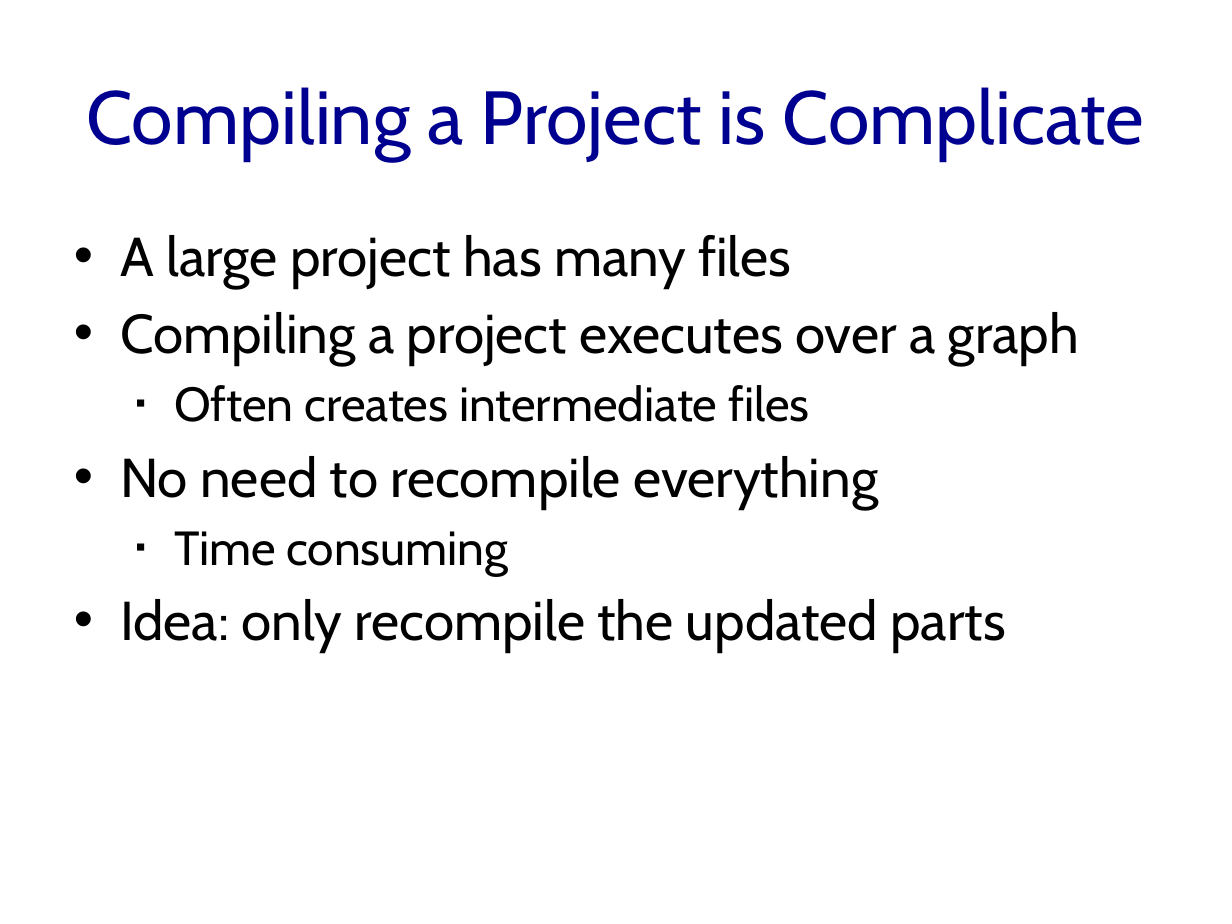
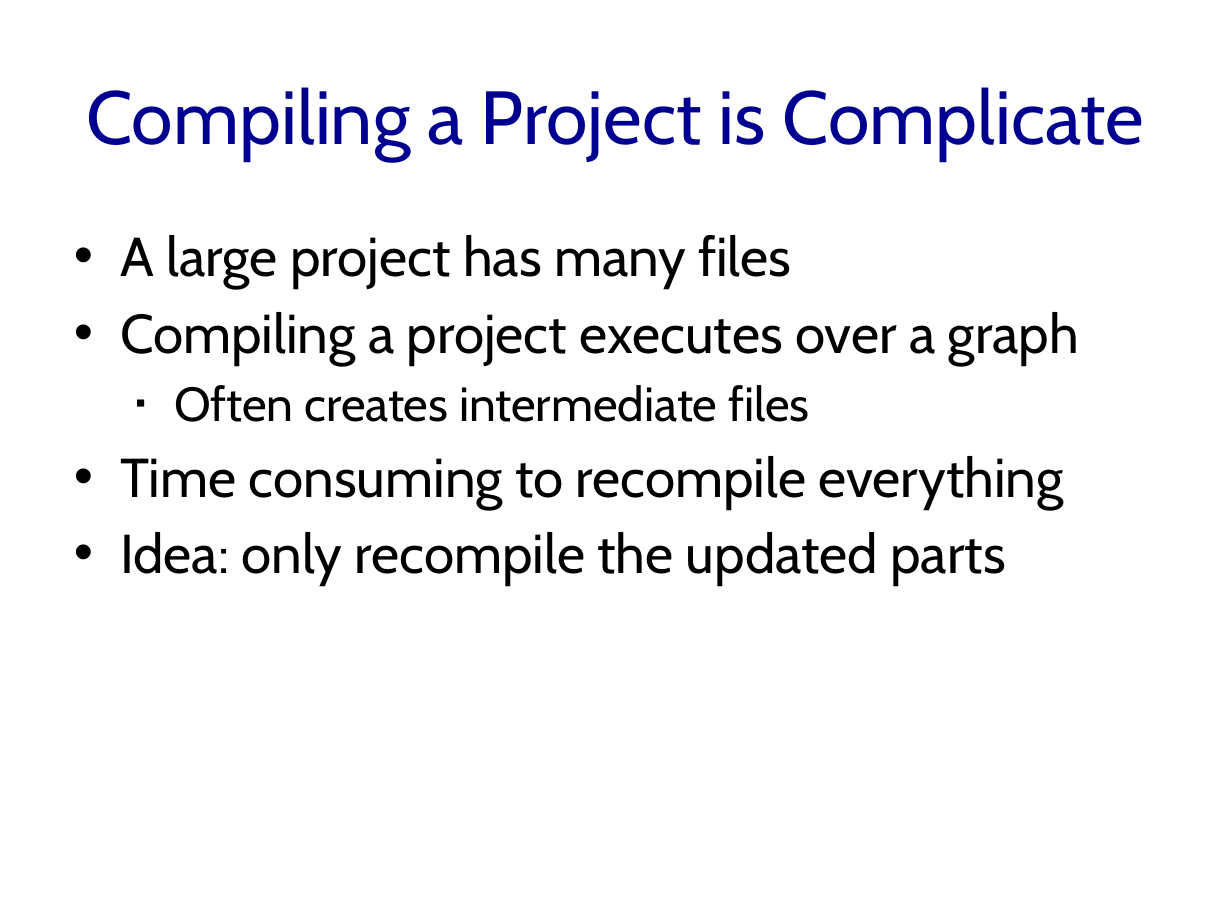
Before and after one commit to h8liu-archives/making-makefiles, a slide deck: slide 3 of slides.pptx. Drawn at 1232x924 pixels with LibreOffice and Linux fonts; fonts in the diff are those of the drawing. Boxes give left, top, right and bottom in pixels: in the first picture for what was removed or moved away, otherwise in the second. Text is boxed around its words. In the diff, an @@ line names an element or a change of style, - is before the commit and + after.

Commit message:
slides update

```diff
--- a/slides.pptx
+++ b/slides.pptx
@@ text at (120,456,1064,509): text changed @@
-• No need to recompile everything
-  ▪ Time consuming
+• Time consuming to recompile everything
```
Also in this commit, not shown: 1 other slide changed.
